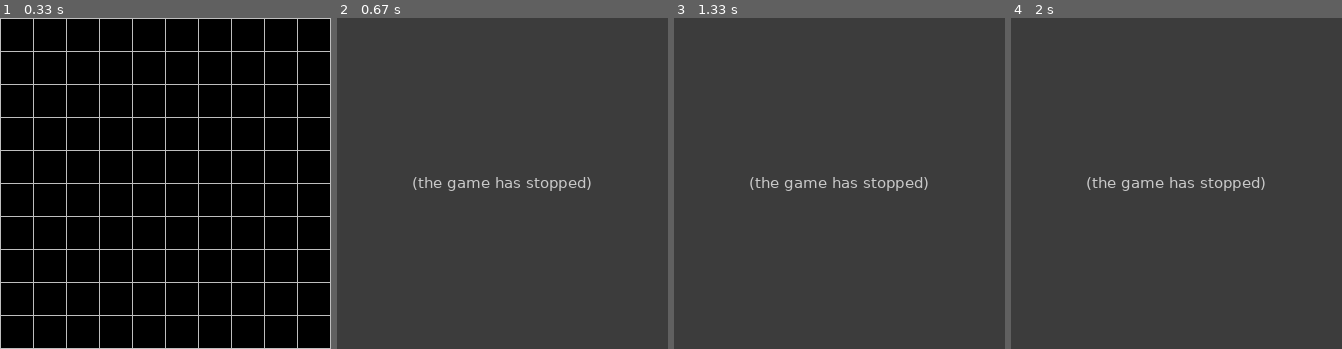
Above: before the commit, frames 1-4 (left to right).
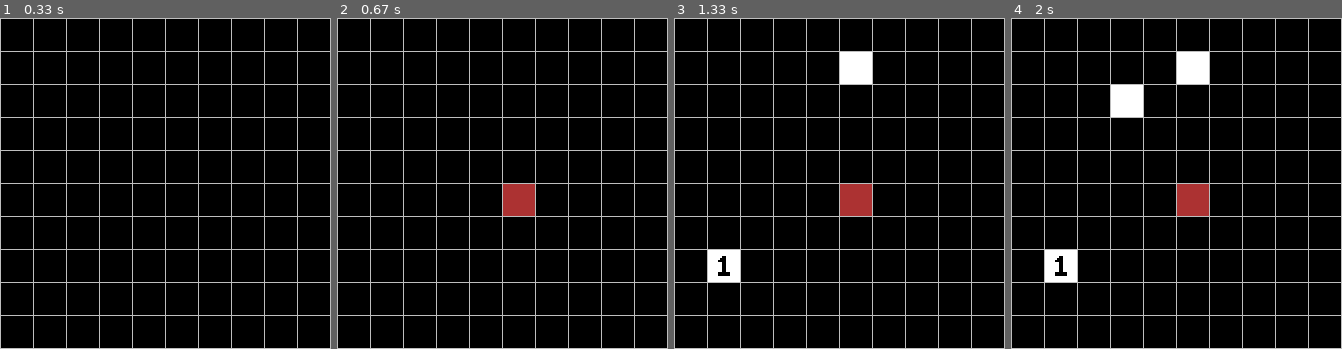
Above: after the commit, the same moments.

Repository: OraneOrveillon/minesweeper
Game: pygame game, started from main.py
Same seed, same stepped clock (60 frames per second), same inputs: the game is played once before the commit and once after it.
Inputs (mouse positions are in pixels of both pictures, inside the frame that each line leads up to):
- Up to frame 1 (0.33 s): no input
- Up to frame 2 (0.67 s): press the mouse at (502, 203) at 0.37 s; move the mouse to (462, 193) at 0.47 s; release the mouse at (423, 186) at 0.6 s
- Up to frame 3 (1.33 s): click (736, 259) at 0.72 s; click (846, 70) at 1.05 s
- Up to frame 4 (2 s): right-click (1130, 113) at 1.38 s; press the mouse at (1130, 113) at 1.7 s; move the mouse to (1090, 110) at 1.8 s; release the mouse at (1050, 110) at 1.93 s

Frame 1 is identical in both runs. In frame 2, 100% of the frame differs, in the area x 0-100%, y 0-100%; in frame 3, 100%; in frame 4, 100%.
Error before the commit: RecursionError: maximum recursion depth exceeded in comparison (game.py line 98); the game stopped at 0.37 s (later frames are placeholders)

Commit message:
Return cells around blank cell

Diff:
--- a/cell.py
+++ b/cell.py
@@ -7,6 +7,7 @@
     """
     One item of the game grid.
     """
+
     def __init__(self, screen, i, j, number=0):
         """
         Initializes a sprite cell that is hidden at the start of the game.
@@ -23,9 +24,14 @@
         self.j = j
         self.number = number
         self.returned = False
-        self.image = pygame.image.load('assets/hidden.png')
-        self.face_up_image = pygame.image.load(f'assets/{str(self.number)}.png')
-        self.rect = self.image.get_rect(topleft=(i * (CELL_SIZE + GRID_WIDTH) + GRID_WIDTH, j * (CELL_SIZE + GRID_WIDTH) + GRID_WIDTH))
+        self.image = pygame.image.load("assets/hidden.png")
+        self.face_up_image = pygame.image.load(f"assets/{str(self.number)}.png")
+        self.rect = self.image.get_rect(
+            topleft=(
+                i * (CELL_SIZE + GRID_WIDTH) + GRID_WIDTH,
+                j * (CELL_SIZE + GRID_WIDTH) + GRID_WIDTH,
+            )
+        )
         self.flag = False
 
     def face_up(self, pressed):
@@ -49,9 +55,9 @@
         if pressed and not self.returned:
             self.flag = not self.flag
             if self.flag:
-                self.image = pygame.image.load('assets/flag.png')
+                self.image = pygame.image.load("assets/flag.png")
             else:
-                self.image = pygame.image.load('assets/hidden.png')
+                self.image = pygame.image.load("assets/hidden.png")
 
 
 class MinedCell(Cell):
@@ -66,4 +72,4 @@
             See Cell class.
         """
         super().__init__(screen, x, y)
-        self.face_up_image = pygame.image.load('assets/mine.png')
+        self.face_up_image = pygame.image.load("assets/mine.png")
--- a/constants.py
+++ b/constants.py
@@ -1,4 +1,3 @@
-
 # *** NUMBERS *** #
 NUMBER_OF_SIDE_CELLS = 10
 NUMBER_OF_MINES = 10
@@ -7,11 +6,12 @@
 CELL_SIZE = 32
 GRID_WIDTH = 1
 # Total length of cells + total length of grid
-SCREEN_SIZE = CELL_SIZE * NUMBER_OF_SIDE_CELLS + \
-    (NUMBER_OF_SIDE_CELLS * GRID_WIDTH + GRID_WIDTH)
+SCREEN_SIZE = CELL_SIZE * NUMBER_OF_SIDE_CELLS + (
+    NUMBER_OF_SIDE_CELLS * GRID_WIDTH + GRID_WIDTH
+)
 
 # *** COLORS *** #
-GRID_COLOR = 'grey'
+GRID_COLOR = "grey"
 
 # *** PERFORMANCES *** #
 FPS = 60
--- a/game.py
+++ b/game.py
@@ -10,7 +10,6 @@
     """
     The top level of the application, represents the game interface.
     """
-
     def __init__(self, screen):
         """
         - Defines random mines coordinates.
@@ -24,11 +23,14 @@
         self.cells = []
         self.mines_coords = []
         self.pressed = True
+        self.checked_cells = []
         for i in range(NUMBER_OF_MINES):
             # Same as `do (new mine coords) while`
             while True:
-                mine_coords = (random.randint(0, NUMBER_OF_SIDE_CELLS - 1),
-                               random.randint(0, NUMBER_OF_SIDE_CELLS - 1))
+                mine_coords = (
+                    random.randint(0, NUMBER_OF_SIDE_CELLS - 1),
+                    random.randint(0, NUMBER_OF_SIDE_CELLS - 1),
+                )
                 if not self.mines_coords.__contains__(mine_coords):
                     break
             self.mines_coords.append(mine_coords)
@@ -42,13 +44,20 @@
                     # Add numbered cells
                     number_of_mines = 0
                     # Cells around the actual cell
-                    cells_around = [(i - 1, j), (i, j - 1), (i - 1, j - 1),
-                                    (i + 1, j), (i, j + 1), (i + 1, j + 1), (i - 1, j + 1), (i + 1, j - 1)]
+                    cells_around = [
+                        (i - 1, j),
+                        (i, j - 1),
+                        (i - 1, j - 1),
+                        (i + 1, j),
+                        (i, j + 1),
+                        (i + 1, j + 1),
+                        (i - 1, j + 1),
+                        (i + 1, j - 1),
+                    ]
                     for cell_coord in cells_around:
                         if self.mines_coords.__contains__(cell_coord):
                             number_of_mines += 1
-                    self.cells.append(
-                        Cell(self.screen, i, j, number=number_of_mines))
+                    self.cells.append(Cell(self.screen, i, j, number=number_of_mines))
 
     def draw_grid(self):
         """
@@ -56,8 +65,12 @@
         """
         for x in range(NUMBER_OF_SIDE_CELLS):
             for y in range(NUMBER_OF_SIDE_CELLS):
-                rect = pygame.Rect(x * (CELL_SIZE + GRID_WIDTH), y *
-                                   (CELL_SIZE + GRID_WIDTH), CELL_SIZE + 2 * GRID_WIDTH, CELL_SIZE + 2 * GRID_WIDTH)
+                rect = pygame.Rect(
+                    x * (CELL_SIZE + GRID_WIDTH),
+                    y * (CELL_SIZE + GRID_WIDTH),
+                    CELL_SIZE + 2 * GRID_WIDTH,
+                    CELL_SIZE + 2 * GRID_WIDTH,
+                )
                 pygame.draw.rect(self.screen, GRID_COLOR, rect, GRID_WIDTH)
 
     def check_click(self):
@@ -73,13 +86,17 @@
             for cell in self.cells:
                 cell_rect = (cell.rect.x, cell.rect.y)
                 # If the click is in the current cell
-                if (mouse_pos[0] - cell_rect[0] <= CELL_SIZE) and (mouse_pos[1] - cell_rect[1] <= CELL_SIZE):
+                if (mouse_pos[0] - cell_rect[0] <= CELL_SIZE) and (
+                    mouse_pos[1] - cell_rect[1] <= CELL_SIZE
+                ):
                     if pygame.mouse.get_pressed()[0]:
                         if type(cell) == MinedCell:
                             pass
                             # TODO Game over
                         elif cell.number == 0:
                             self.face_up_cells_around(cell.i, cell.j)
+                            # # Resets the list
+                            # self.checked_cells.clear()
                         cell.face_up(self.pressed)
                         self.pressed = False
                     elif pygame.mouse.get_pressed()[2]:
@@ -91,16 +108,16 @@
 
     def face_up_cells_around(self, i, j):
         # TODO docstring
-        # FIXME
         cells_around = [(i - 1, j), (i, j - 1), (i + 1, j), (i, j + 1)]
         for cell_around in cells_around:
             for cell in self.cells:
-                if (cell.i, cell.j) == cell_around:
+                if (cell.i, cell.j) == cell_around and cell not in self.checked_cells:
                     if cell.returned == False:
                         cell.face_up(self.pressed)
+                        self.checked_cells.append(cell)
                         if cell.number == 0:
-                                self.face_up_cells_around(cell.i, cell.j)
-                        else: break
+                            self.face_up_cells_around(cell.i, cell.j)
+
 
     def run(self) -> None:
         """
Not shown, changed: TODOS
